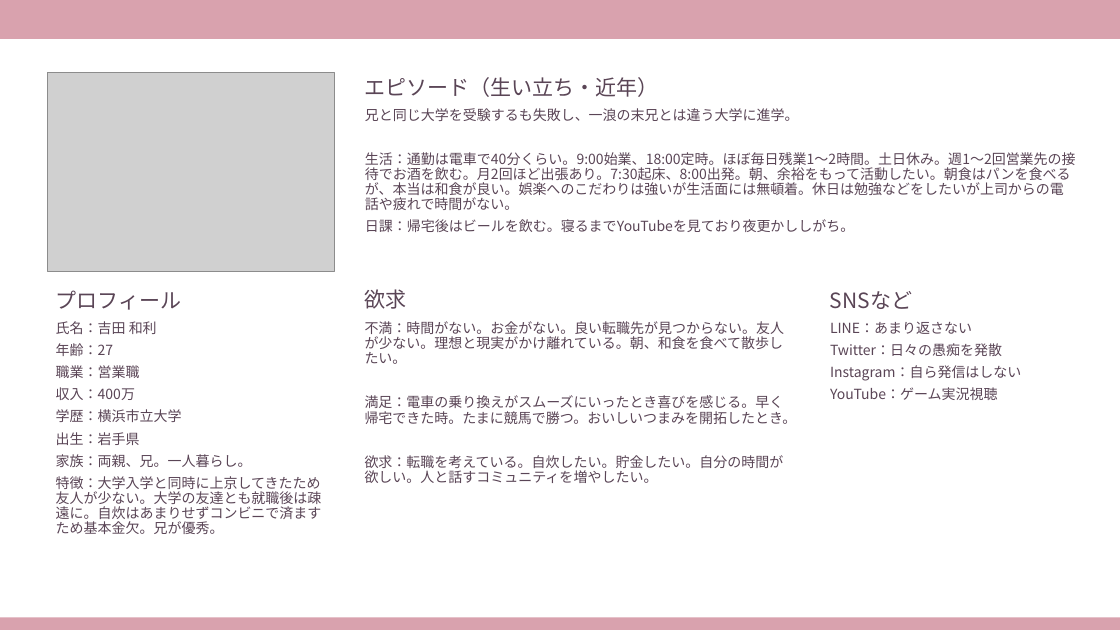
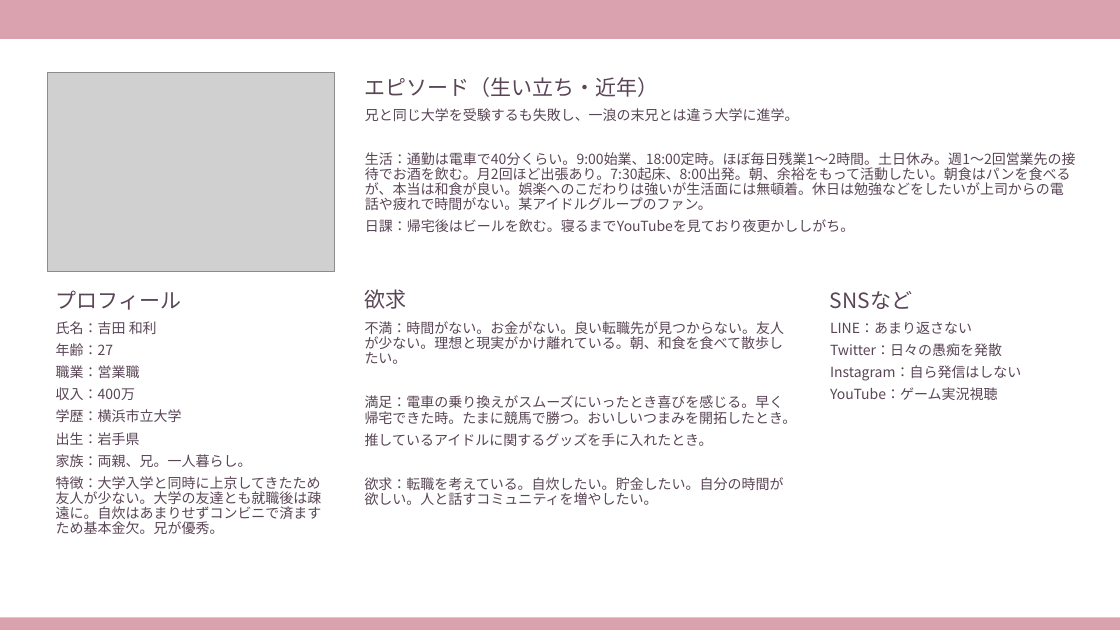
Before and after one commit to dojo2022/C-1, a slide deck: slide 2 of doc/要件定義/01_ペルソナ設定シート.pptx. Drawn at 1120x630 pixels with LibreOffice and Linux fonts; fonts in the diff are those of the drawing; grey boxes stand for pictures. Boxes give left, top, right and bottom in pixels: in the first picture for what was removed or moved away, otherwise in the second. Text is boxed around its words. In the diff, an @@ line names an element or a change of style, - is before the commit and + after.

```diff
--- a/doc/要件定義/01_ペルソナ設定シート.pptx
+++ b/doc/要件定義/01_ペルソナ設定シート.pptx
@@ text at (x1=365, y1=152, x2=1076, y2=210): text changed @@
-生活：通勤は電車で40分くらい。9:00始業、18:00定時。ほぼ毎日残業1～2時間。土日休み。週1～2回営業先の接待でお酒を飲む。月2回ほど出張あり。7:30起床、8:00出発。朝、余裕をもって活動したい。朝食はパンを食べるが、本当は和食が良い。娯楽へのこだわりは強いが生活面には無頓着。休日は勉強などをしたいが上司からの電話や疲れで時間がない。
+生活：通勤は電車で40分くらい。9:00始業、18:00定時。ほぼ毎日残業1～2時間。土日休み。週1～2回営業先の接待でお酒を飲む。月2回ほど出張あり。7:30起床、8:00出発。朝、余裕をもって活動したい。朝食はパンを食べるが、本当は和食が良い。娯楽へのこだわりは強いが生活面には無頓着。休日は勉強などをしたいが上司からの電話や疲れで時間がない。某アイドルグループのファン。
@@ text at (x1=365, y1=433, x2=713, y2=446): paragraph added @@
+推しているアイドルに関するグッズを手に入れたとき。
```
Also in this commit, not shown: 3 other files.
